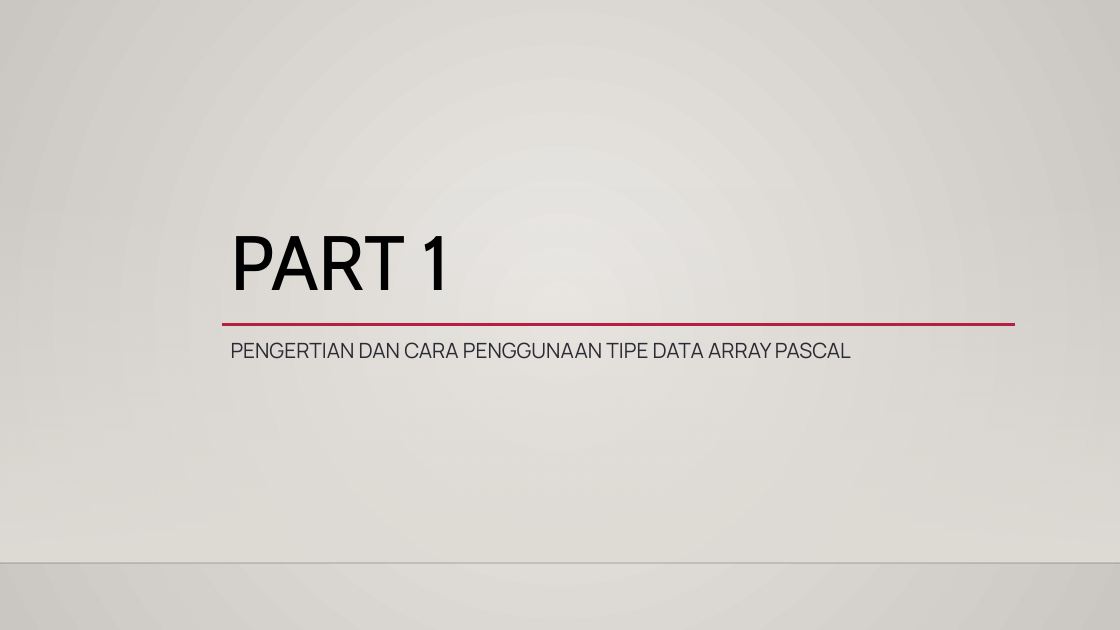
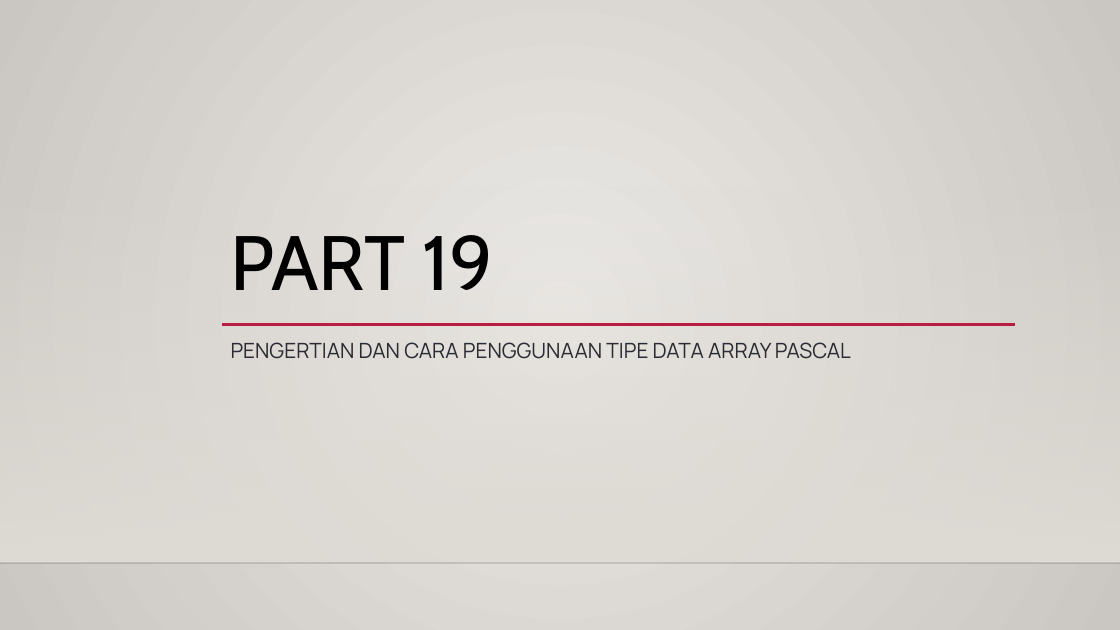
Before and after one commit to adithairun/materi-pascal, a slide deck: slide 1 of PPT/PART 19.pptx. Drawn at 1120x630 pixels with LibreOffice and Linux fonts; fonts in the diff are those of the drawing; background and template pictures are left out. Boxes give left, top, right and bottom in pixels: in the first picture for what was removed or moved away, otherwise in the second. Text is boxed around its words. In the diff, an @@ line names an element or a change of style, - is before the commit and + after.

```diff
--- a/PPT/PART 19.pptx
+++ b/PPT/PART 19.pptx
@@ title at (x1=231, y1=235, x2=494, y2=290): text changed @@
-PART 1
+PART 19
```
Also in this commit, not shown: 9 other files.
